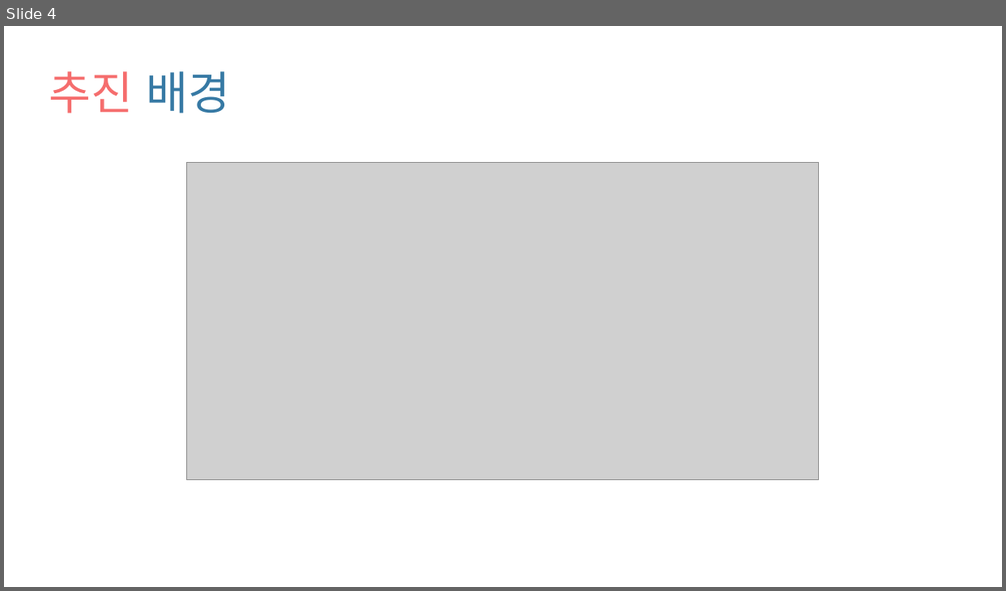
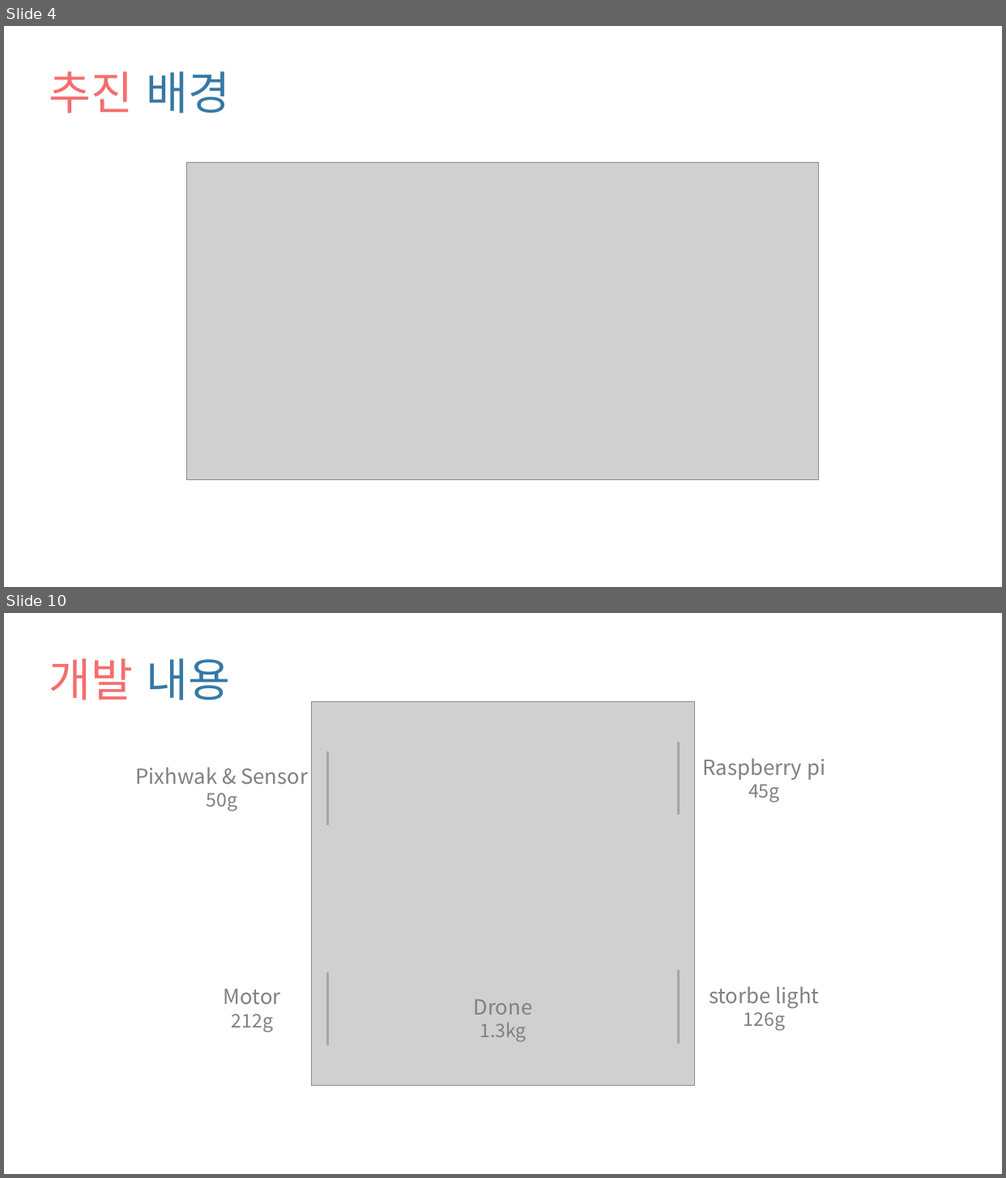
Before and after one commit to LeeJaesung2/DBASEV, a slide deck: docs/제안서 발표자료.pptx. Shown one above the other, each under a label of ours: slide 4 before the commit, slides 4 and 10 after it; the slides between them are not shown. The pictures are 1006x591 and 1006x1178 pixels, drawn with LibreOffice and Linux fonts; fonts in the diff are those of the drawing; grey boxes stand for pictures. Boxes give left, top, right and bottom in pixels: in the first picture for what was removed or moved away, otherwise in the second. Text is boxed around its words. In the diff, an @@ line names an element or a change of style, - is before the commit and + after.

```diff
--- a/docs/제안서 발표자료.pptx
+++ b/docs/제안서 발표자료.pptx
@@ slide 10 added at bbox=[4, 613, 1002, 1174], background #FFFFFF @@
@@ title added at bbox=[49, 658, 230, 700], 44 pt, text #F56D6D @@
+개발 내용
@@ picture added at bbox=[311, 702, 695, 1086] @@
@@ line added from (328, 752) to (328, 825), #A6A6A6 2.25 pt @@
@@ line added from (679, 742) to (679, 815), #A6A6A6 2.25 pt @@
@@ text added at bbox=[703, 758, 825, 803], 20 pt, text #808080 @@
+Raspberry pi
+45g
@@ text added at bbox=[136, 767, 308, 811], 20 pt, text #808080 @@
+Pixhwak & Sensor
+50g
@@ line added from (328, 973) to (328, 1046), #A6A6A6 2.25 pt @@
@@ line added from (679, 971) to (679, 1044), #A6A6A6 2.25 pt @@
@@ text added at bbox=[224, 989, 281, 1032], 20 pt, text #808080 @@
+Motor
+212g
@@ text added at bbox=[474, 999, 533, 1042], 20 pt, text #808080 @@
+Drone
+1.3kg
@@ text added at bbox=[709, 986, 819, 1031], 20 pt, text #808080 @@
+storbe light
+126g
```
Also in this commit, not shown: 5 slides changed, 3 other slides added.
